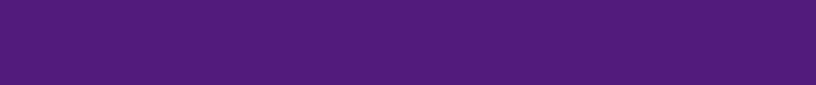
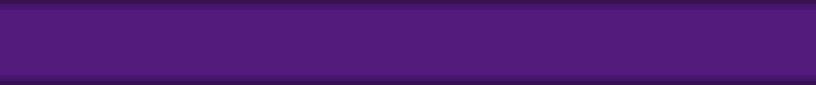
Layered file, before and after one edit (816px x 85px). Changes by layer:
added layer "Layer copy" above "Layer" over [0, 0, 816, 10]
added layer "Layer" above "Pasted Layer #2" over [0, 75, 816, 85]
